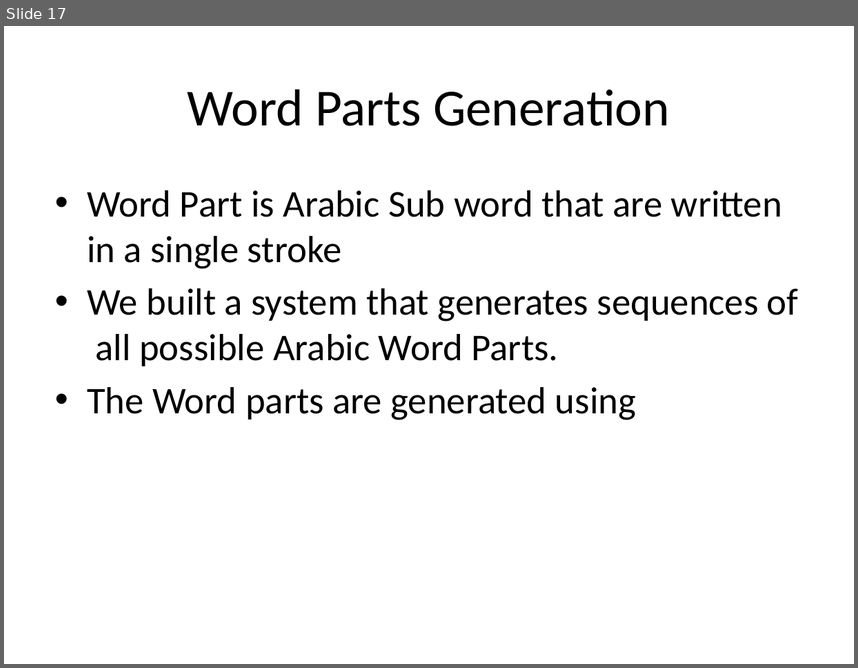
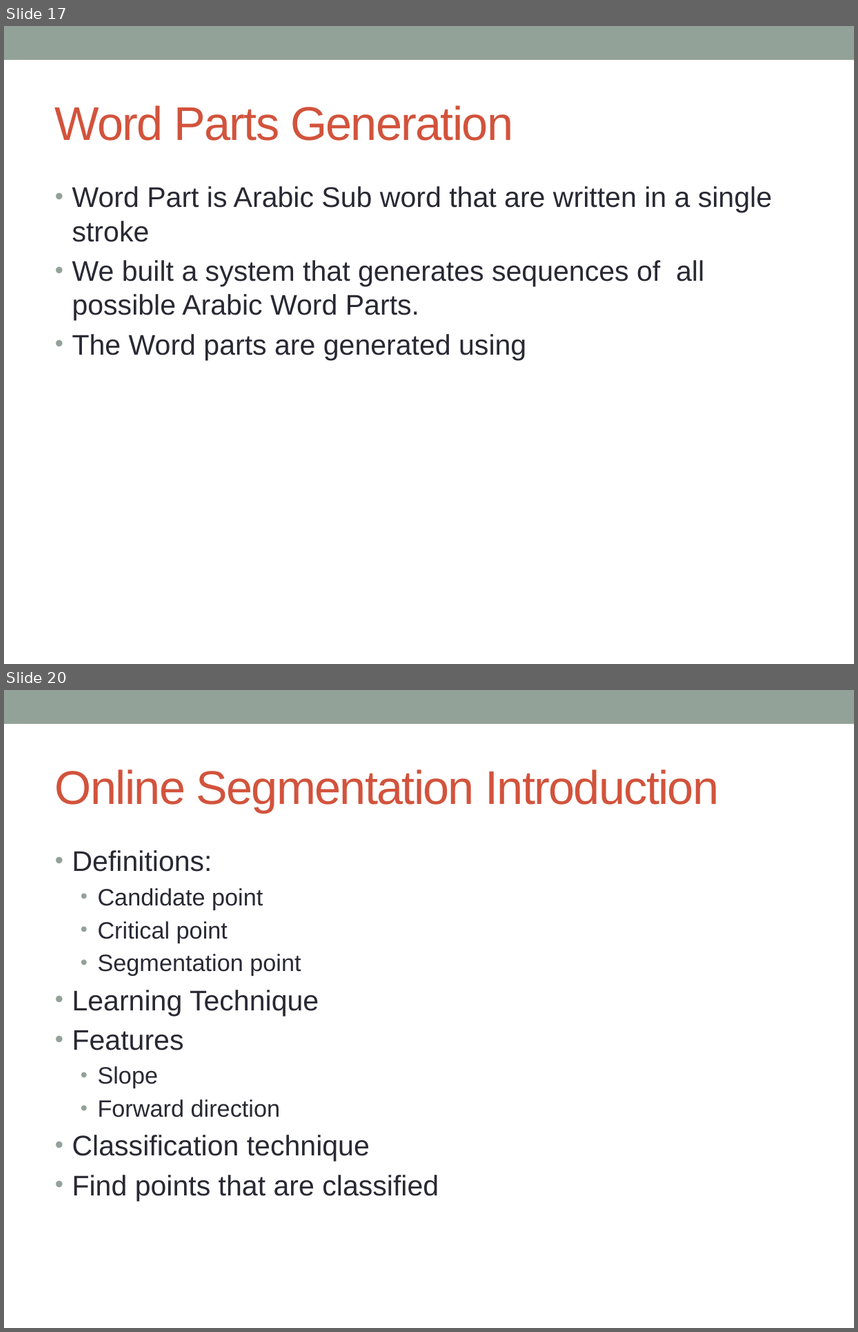
Before and after one commit to kourgeorge/arabic-icr, a slide deck: Thesis/Just In Time Arabic Handwriting Recognition.pptx. Shown one above the other, each under a label of ours: slide 17 before the commit, slides 17 and 20 after it; the slides between them are not shown. The pictures are 858x668 and 858x1332 pixels, drawn with LibreOffice and Linux fonts; fonts in the diff are those of the drawing. Boxes give left, top, right and bottom in pixels: in the first picture for what was removed or moved away, otherwise in the second. Text is boxed around its words. In the diff, an @@ line names an element or a change of style, - is before the commit and + after.

Commit message:
New recognition process. Progressive segmentation only. The letters recognition is done after the scribing is done.

```diff
--- a/Thesis/Just In Time Arabic Handwriting Recognition.pptx
+++ b/Thesis/Just In Time Arabic Handwriting Recognition.pptx
@@ slide 20 added at (4,690,854,1328), background #FFFFFF; not listed: 1 template element that a slide beside it also shows @@
@@ title added at (55,769,720,813), 40 pt, text #D2533C @@
+Online Segmentation Introduction
@@ text added at (72,850,439,1201), 24 pt, text #292934 @@
+• Definitions:
+  • Candidate point
+  • Critical point
+  • Segmentation point
+• Learning Technique
+• Features
+  • Slope
+  • Forward direction
+• Classification technique
+• Find points that are classified
@@ slide 17 changed as well @@
@@ rectangle added at (4,26,854,60), fill #93A299 @@
@@ title "Word Parts Generation": place and size @@
-title "Word Parts Generation" at (188,89,670,126)
+title "Word Parts Generation" at (55,105,513,141)
@@ title "Word Parts Generation" at (55,105,513,141): size 44 to 40 pt, font Calibri to Arial, text colour #000000 to #D2533C, letter spacing 0 to -1 pt; alignment centre to left @@
@@ text "Word Part is Arabic Sub ..." at (72,186,772,360): size 32 to 24 pt, font Calibri to Arial, text colour #000000 to #292934; indent changed; less space between paragraphs @@
```
Also in this commit, not shown: 17 other slides changed, 6 other slides added, 2 slides removed, 4 other files.
